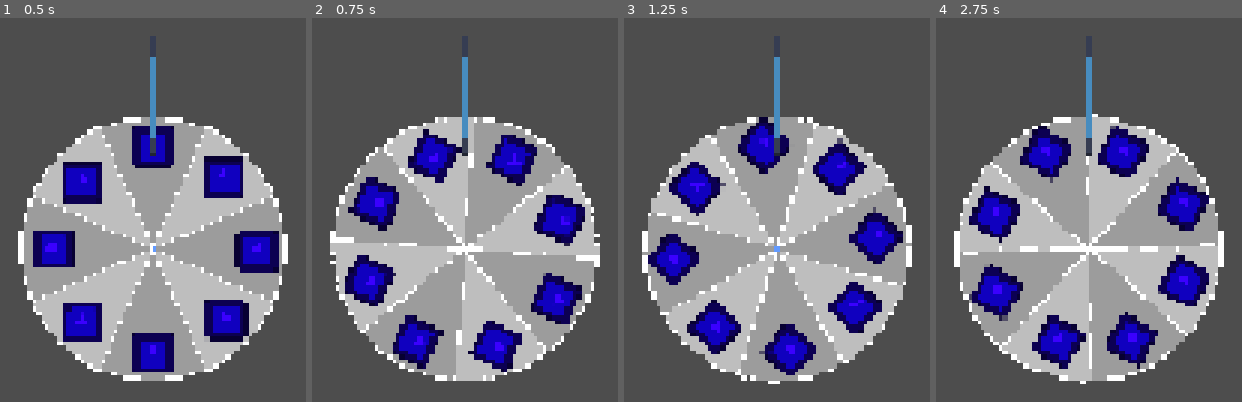
Above: before the commit, frames 1-4 (left to right).
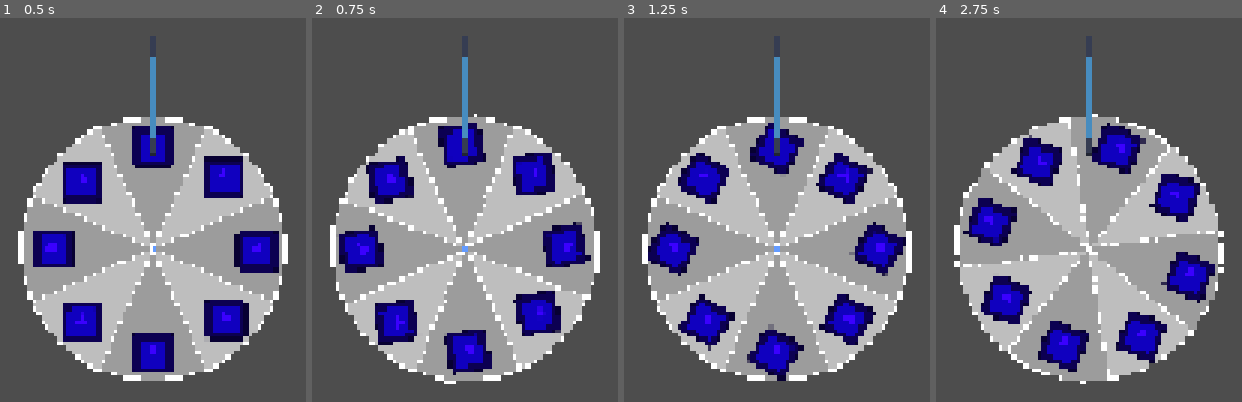
Above: after the commit, the same moments.

Repository: Pycratch/The-Very-Serious-Juniper-Dev-Game-Jam
Game: Godot game, scene res://scenes/game.tscn
Two runs of this game, one before a commit and one after it. Both use one fixed random seed, a clock stepped at 60 frames per second and the inputs below. The engine's default icon, where the game draws it, is replaced by a stand-in: a white triangle on a blue panel in a dark square.
Inputs:
- Up to frame 1 (0.5 s): no input
- Up to frame 2 (0.75 s): tap Enter at 0.5 s; tap Space (spin) at 0.6 s
- Up to frame 3 (1.25 s): no input
- Up to frame 4 (2.75 s): tap Space (spin) at 1.35, 2.1 s

Frame 1 is identical in both runs. In frame 2, 35% of the frame differs, in the area x 5-95%, y 25-96%; in frame 3, 22%; in frame 4, 39%, in the area x 5-95%, y 25-95%.

Commit message:
Wheelspin System fully works w/ rarity system
+ a lot of car parts

Diff:
--- a/scripts/wheelspin.gd
+++ b/scripts/wheelspin.gd
@@ -2,44 +2,167 @@
 
 @onready var Pointer = get_parent().get_node("Pointer")
 
-var spin_timer : float = 2.5
-var prizes : Array = [
-	"Ignition",
-	"Tires",
-	"Exhaust",
-	"Aerodynamics",
-	"Brakes",
-	"Supercharger",
-	"Transmission",
-	"Suspension",
-	"Cooling System",
-	"Drivetrain",
-	"Differential",
-	"Fuel System",
-	"Intake",
-	"Steering",
-	"Interior", #Cosmetic
-	"Bumper",
-	"Bonnet",
-	"Seats"
-]
-
-var Intake : Array = [
-	"Stock Intake",
-	"Street Intake",
-	"Sport Intake",
-	"Race Intake"
-]
-
-var FuelSystem : Array = [
-	"Stock Fuel System",
-	"Race Fuel System"
-]
-
-var Ignition : Array = [
+var min_spin_timer : float = 1.8
+var max_spin_timer : float = 3.0
+var final_prize : String
+var rarities = [
+	{"name": "Common", "weight": 50},
+	{"name": "Rare", "weight": 25},
+	{"name": "Epic", "weight": 15},
+	{"name": "Mythic", "weight": 7.5},
+	{"name": "Legendary", "weight": 2.5}
+]
+
+@onready var prizes : Dictionary = {
+	"Engine": engine,
+	"Tires": tires,
+	"Exhaust": exhaust,
+	"Aerodynamics": aerodynamics,
+	"Brakes": brakes,
+	"Transmission": transmission,
+	"Suspension": suspension,
+	"Supercharger": supercharger,
+	"Cooling System": cooling_system,
+	"Drivetrain": drivetrain,
+	"Differential": differential,
+	"Fuel System": fuel_system,
+	"Weight Reduction": weight_reduction
+	#"Interior": interior, #Cosmetic
+	#"Bumper": bumper,
+	#"Bonnet": bonnet,
+	#"Seats": seats
+}
+
+var engine : Array = [
+	"Inline-4",
+	"Inline-5",
+	"V6",
+	"Flat-6",
+	"V8",
+	"V10",
+	"V12",
+	"Twin-Turbo V8",
+	"Twin-Turbo V12",
+    "Hybrid Hypercar Powertrain"
+]
+
+var exhaust : Array = [
+	"Axle-Back",
+	"Cat-Back",
+	"Turbo-Back"
+]
+
+var transmission : Array = [
+	"Direct-Shift Gearbox",
+	"Dual-Clutch Transmission",
+	"Multi Clutch Transmission",
+
+]
+var turbocharger : Array = [
+	"Stock Turbo",
+	"Sport Turbo",
+	"Performance Turbo",
+	"Twin Turbo",
+	"Race Twin Turbo",
+    "Anti-Lag Turbo System"
+]
+
+var fuel_system : Array = [
+	"High Flow Injectors",
+	"Performance Fuel Pump",
+	"Race Injectors",
+	"E85 Conversion",
+    "Race Fuel System"
+]
+
+var ignition : Array = [
 	"Stock Ignition",
 	"Race Ignition"
 ]
+
+var supercharger : Array = [
+	"Roots Supercharger",
+	"Twin-Screw Supercharger",
+    "Race Supercharger"
+]
+
+var tires : Array = [
+	"Economy Tires",
+	"Street Tires",
+	"Sport Tires",
+	"Performance Tires",
+	"Semi-Slicks",
+    "Slick Racing Tires"
+]
+
+var transimission : Array = [
+	"5-Speed Manual",
+	"6-Speed Manual",
+	"7-Speed DCT",
+	"8-Speed DCT",
+	"Sequential Gearbox",
+    "Race Sequential Gearbox"
+]
+
+var suspension : Array = [
+	"Stock Suspension",
+	"Lowering Springs",
+	"Sport Suspension",
+	"Coilovers",
+	"Adjustable Coilovers",
+    "Race Suspension"
+]
+
+var brakes : Array = [
+	"Stock Brakes",
+	"Sport Brakes",
+	"Brembo Brakes",
+	"Big Brake Kit",
+	"Carbon Ceramic Brakes",
+    "Race Carbon Brakes"
+]
+
+var differential : Array = [
+	"Open Differential",
+	"Street LSD",
+	"Sport LSD",
+	"Race LSD",
+    "Electronic Race LSD"
+]
+
+var drivetrain : Array = [
+	"FWD",
+	"RWD",
+	"AWD",
+	"Performance AWD",
+    "Race AWD"
+]
+
+var aerodynamics : Array = [
+	"Lip Spoiler",
+	"Sport Wing",
+	"GT Wing",
+	"Front Splitter",
+	"Full Aero Kit",
+    "Race Aero Package"
+]
+
+var weight_reduction : Array = [
+	"Remove Rear Seats",
+	"Lightweight Battery",
+	"Carbon Hood",
+	"Carbon Panels",
+	"Full Weight Reduction",
+    "Race Weight Reduction"
+]
+
+var cooling_system : Array = [
+	"Sport Radiator",
+	"Performance Radiator",
+	"Oil Cooler",
+    "Race Cooling Package"
+]
+
 # Called when the node enters the scene tree for the first time.
 func _ready() -> void:
 	pass
@@ -51,9 +174,35 @@
 	easeOutQuadtween.set_trans(Tween.TRANS_CIRC)
 	easeOutQuadtween.set_ease(Tween.EASE_OUT)
 	if Input.is_action_just_pressed("spin"):
+		var spin_timer = randf_range(min_spin_timer, max_spin_timer)
 		easeOutQuadtween.tween_property(self, "global_rotation", randi() % 70 + 40, spin_timer)
 		await get_tree().create_timer(spin_timer).timeout
 		for body in Pointer.get_overlapping_areas():
 			var prize = body.get_child(1).name
 			if prize not in prizes:
 				return
+			roll_prize(prize)
+
+
+func roll_prize(prize):
+	print(prize)
+	var prize_list = prizes.get(prize)
+	if prize_list:
+		final_prize = prize_list.pick_random()
+		give_rarity(final_prize)
+
+
+func give_rarity(prize):
+	var rolled_rarity : int
+	var total_weight : int = 0
+	for rarity in rarities:
+		total_weight += rarity["weight"]
+
+	var roll = randf_range(0, total_weight)
+	for rarity in rarities:
+		rolled_rarity += rarity["weight"]
+		if roll < rolled_rarity:
+			print(rarity["name"]+ " " + prize)
+			return rarity["name"]
+
+	print("fallback")
